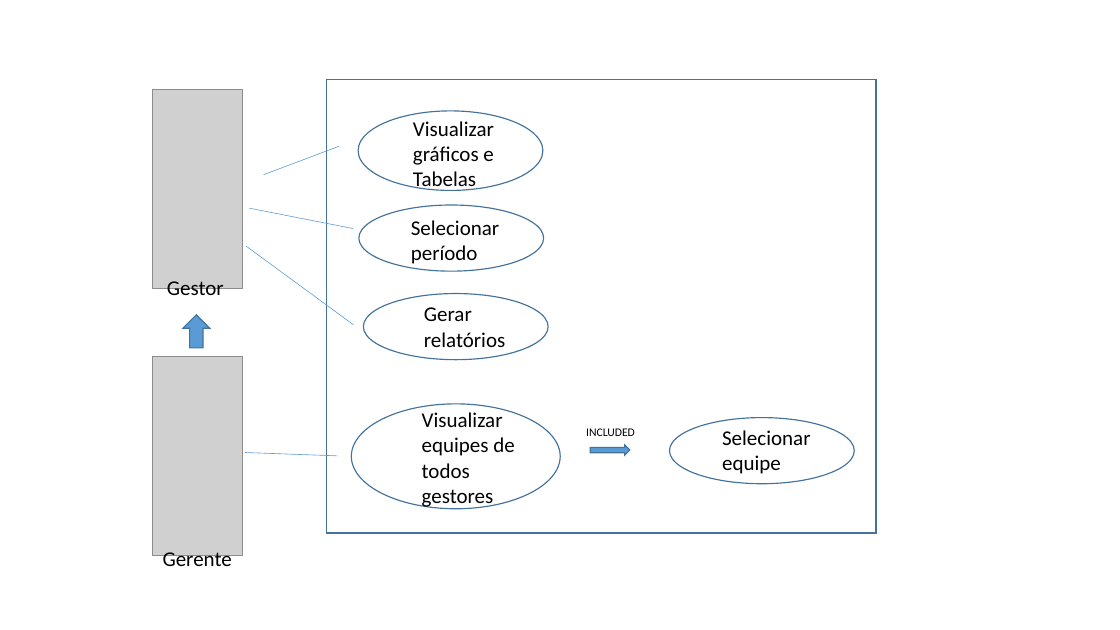
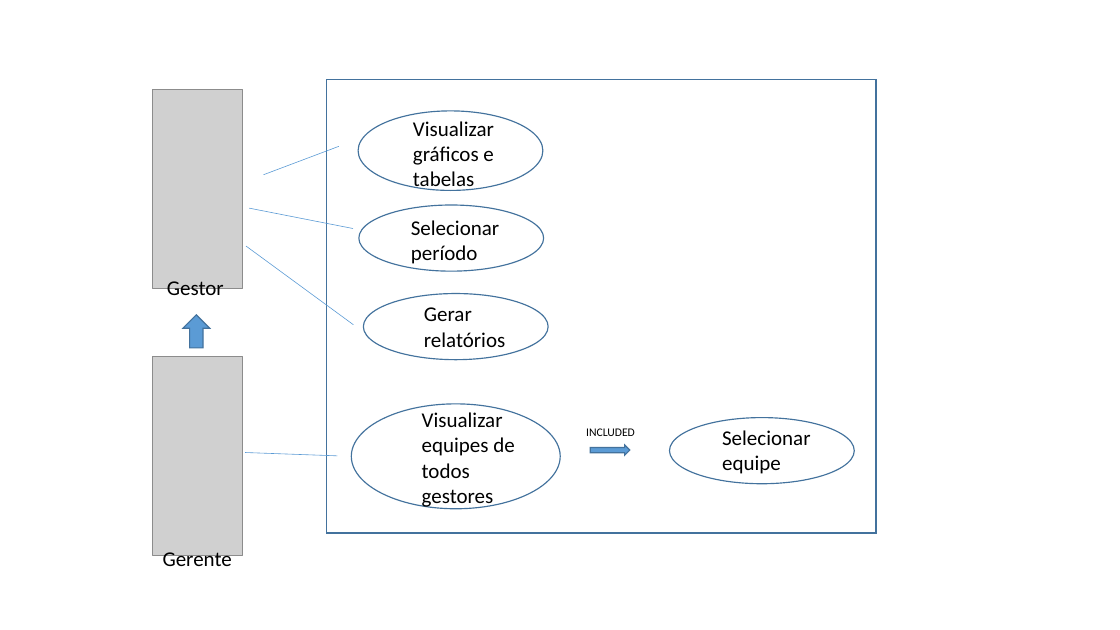
Before and after one commit to Sys-grup/geral, a slide deck: slide 1 of Documentação/Caso_de_uso_Dashboard.pptx. Drawn at 1120x630 pixels with LibreOffice and Linux fonts; fonts in the diff are those of the drawing; grey boxes stand for pictures. Boxes give left, top, right and bottom in pixels: in the first picture for what was removed or moved away, otherwise in the second. Text is boxed around its words. In the diff, an @@ line names an element or a change of style, - is before the commit and + after.

```diff
--- a/Documentação/Caso_de_uso_Dashboard.pptx
+++ b/Documentação/Caso_de_uso_Dashboard.pptx
@@ text at [413,121,494,191]: text changed @@
-Visualizar gráficos e Tabelas
+Visualizar gráficos e tabelas
```
Also in this commit, not shown: 29 other files.
